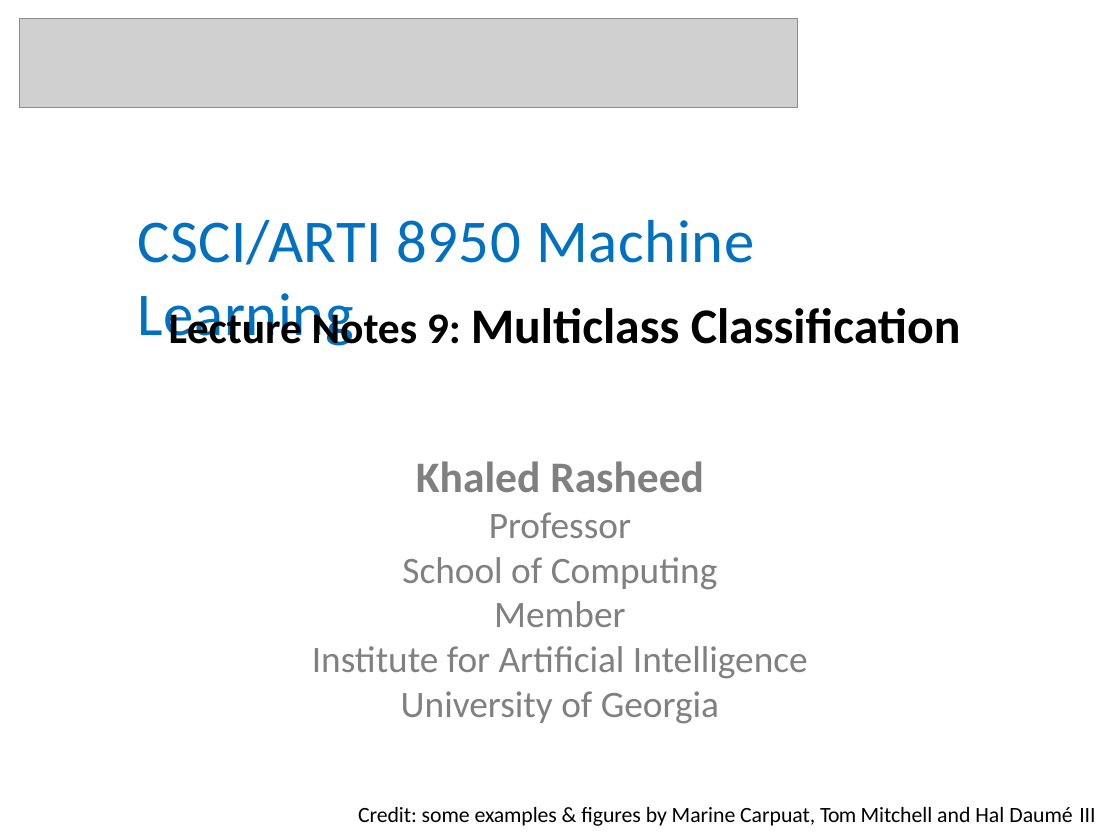
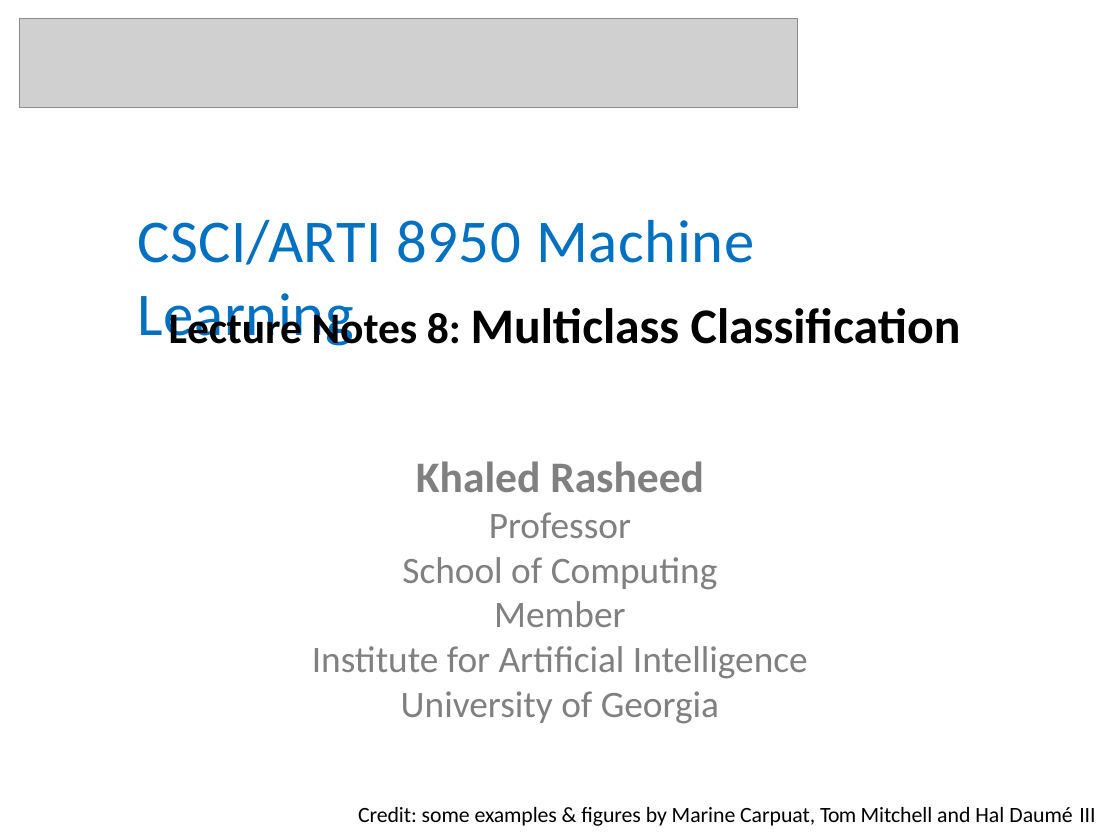
Before and after one commit to khaledmrasheed/khaledmrasheed.github.io, a slide deck: slide 1 of MLcourse/CSCI_8950_Lec8_Multiclass_Classification.pptx. Drawn at 1120x840 pixels with LibreOffice and Linux fonts; fonts in the diff are those of the drawing; grey boxes stand for pictures. Boxes give left, top, right and bottom in pixels: in the first picture for what was removed or moved away, otherwise in the second. Text is boxed around its words. In the diff, an @@ line names an element or a change of style, - is before the commit and + after.

```diff
--- a/MLcourse/CSCI_8950_Lec8_Multiclass_Classification.pptx
+++ b/MLcourse/CSCI_8950_Lec8_Multiclass_Classification.pptx
@@ text at (x1=169, y1=307, x2=961, y2=346): text changed @@
-Lecture Notes 9: Multiclass Classification
+Lecture Notes 8: Multiclass Classification
```
Also in this commit, not shown: 1 other file.
